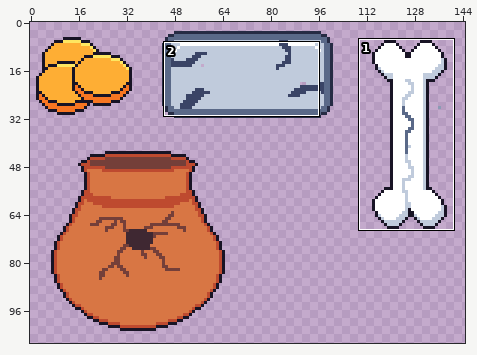
Pixel-art file, stored at res/sketches.aseprite. The picture above shows the old version from afar; the outline marks the close-up.
Close-up. Earlier state:
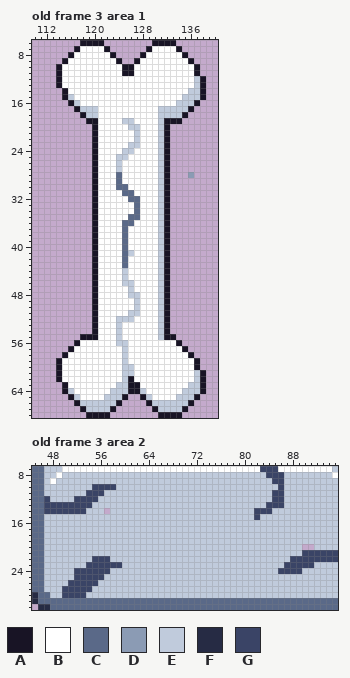
180x180 pixels, 3 frames. Shown: old frame 3 area 1: x 110..140, y 6..68; old frame 3 area 2: x 45..95, y 7..30. The wide view leaves out empty margins. The commit also changed other frames or places, which this record leaves out.
Palette (. is transparent): A #181425  B #ffffff  C #5a6988  D #8b9bb4  E #c0cbdc  F #262b44  G #3a4466
Pixels before, old frame 3 area 1, first column x 114:
 6 ....AAAA........AAAA.....
 7 ...ABBBBA......ABBBBA....
 8 ..ABBBBBBA....ABBBBBBA...
 9 .ABBBBBBBBA..ABBBBBBBBA..
10 ABBBBBBBBBBAABBBBBBBBBBA.
11 ABBBBBBBBBBAABBBBBBBBBBA.
12 ABBBBBBBBBBBBBBBBBBBBBBEA
13 ABBBBBBBBBBBBBBBBBBBBBBEA
14 .ABBBBBBBBBBBBBBBBBBBBEEA
15 .AEBBBBBBBBBBBBBBBBBBEEEA
16 ..AEBBBBBBBBBBBBBBBBEEEA.
17 ...AEEEBBBBBBBBBBEEEEEA..
18 ....AEEBBBBBBBBBBEEEEA...
19 .....AABBBBEEBBBBEAAA....
20 ......ABBBBBEEBBBEA......
21 ......ABBBBBBEBBBEA......
22 ......ABBBBBBEBBBEA......
23 ......ABBBBBEEBBBEA......
24 ......ABBBBEEBBBBEA......
25 ......ABBBEEBBBBBEA......
26 ......ABBBEBBBBBBEA......
27 ......ABBBEBBBBBBEA......
28 ......ABBBCBBBBBBEA...D..
29 ......ABBBCBBBBBBEA......
30 ......ABBBCCBBBBBEA......
31 ......ABBBBCCBBBBEA......
32 ......ABBBBBCCBBBEA......
33 ......ABBBBBBCBBBEA......
34 ......ABBBBBBCBBBEA......
35 ......ABBBBBCCBBBEA......
36 ......ABBBBCCBBBBEA......
37 ......ABBBBCBBBBBEA......
38 ......ABBBBCBBBBBEA......
39 ......ABBBBCBBBBBEA......
40 ......ABBBBCBBBBBEA......
41 ......ABBBBCEBBBBEA......
42 ......ABBBBCBBBBBEA......
43 ......ABBBBCBBBBBEA......
44 ......ABBBBEBBBBBEA......
45 ......ABBBBEBBBBBEA......
46 ......ABBBBEEBBBBEA......
47 ......ABBBBBEBBBBEA......
48 ......ABBBBBEEBBBEA......
49 ......ABBBBBBEBBBEA......
50 ......ABBBBBBEBBBEA......
51 ......ABBBBBEEBBBEA......
52 ......ABBBEEEBBBBEA......
53 ......ABBBEBBBBBBEA......
54 ......ABBBEBBBBBBEA......
55 ....AAABBBEBBBBBBEAA.....
56 ...ABBBBBBEEBBBBBBBBA....
57 ..ABBBBBBBBEBBBBBBBBBA...
58 .ABBBBBBBBBEBBBBBBBBBBA..
59 ABBBBBBBBBBEBBBBBBBBBBBA.
60 ABBBBBBBBBBEEBBBBBBBBBBA.
61 ABBBBBBBBBBEEBBBBBBBBBBEA
62 ABBBBBBBBBBEABBBBBBBBBBEA
63 .ABBBBBBBBEEAABBBBBBBBEEA
64 .AEBBBBBBEEEAAEBBBBBBEEEA
65 ..AEBBBBEEEA..AEBBBBEEEA.
66 ...AEEEEEEA....AEEEEEEA..
67 ....AEEEEA......AEEEEA...
68 .....AAAA........AAAA....
Pixels before, old frame 3 area 2, first column x 45:
 7 CCEEEBBBBBBBBBBBBBBBBBBBBBBBBBBBBBBBBBGGGBBBBBBBBBE
 8 CCEEBEEEEEEEEEEEEEEEEEEEEEEEEEEEEEEEEEEGGGEEEEEEEEB
 9 CCEBEEEEEEEEEEEEEEEEEEEEEEEEEEEEEEEEEEEEGGEEEEEEEEE
10 CCEEEEEEEEGGGGEEEEEEEEEEEEEEEEEEEEEEEEEEEGEEEEEEEEE
11 CCEEEEEEEGGGEEEEEEEEEEEEEEEEEEEEEEEEEEEEGGEEEEEEEEE
12 CCGEEEEGGGGEEEEEEEEEEEEEEEEEEEEEEEEEEEEEGGEEEEEEEEE
13 CCGGGGGGGGEEEEEEEEEEEEEEEEEEEEEEEEEEEEEGGGEEEEEEEEE
14 CCGGGGGGGEEE.EEEEEEEEEEEEEEEEEEEEEEEEGGGEEEEEEEEEEE
15 CCEEEEEEEEEEEEEEEEEEEEEEEEEEEEEEEEEEEGEEEEEEEEEEEEE
16 CCEEEEEEEEEEEEEEEEEEEEEEEEEEEEEEEEEEEEEEEEEEEEEEEEE
17 CCEEEEEEEEEEEEEEEEEEEEEEEEEEEEEEEEEEEEEEEEEEEEEEEEE
18 CCEEEEEEEEEEEEEEEEEEEEEEEEEEEEEEEEEEEEEEEEEEEEEEEEE
19 CCEEEEEEEEEEEEEEEEEEEEEEEEEEEEEEEEEEEEEEEEEEEEEEEEE
20 CCEEEEEEEEEEEEEEEEEEEEEEEEEEEEEEEEEEEEEEEEEEE..EEEE
21 CCEEEEEEEEEEEEEEEEEEEEEEEEEEEEEEEEEEEEEEEEEEEGGGGGG
22 CCEEEEEEEEGGGEEEEEEEEEEEEEEEEEEEEEEEEEEEEEEGGGGGGGG
23 CCEEEEEEEGGGGGGEEEEEEEEEEEEEEEEEEEEEEEEEEEGGGGGEEEE
24 CCEEEEEGGGGGGEEEEEEEEEEEEEEEEEEEEEEEEEEEEGGGGEEEEEE
25 CCEEEEEGGGGGEEEEEEEEEEEEEEEEEEEEEEEEEEEEEEEEEEEEEEE
26 CCEEEEGGGGGEEEEEEEEEEEEEEEEEEEEEEEEEEEEEEEEEEEEEEEE
27 CCEEEGGGGGEEEEEEEEEEEEEEEEEEEEEEEEEEEEEEEEEEEEEEEEE
28 FCCEEGGGGEEEEEEEEEEEEEEEEEEEEEEEEEEEEEEEEEEEEEEEEEE
29 FCCCCCCCCCCCCCCCCCCCCCCCCCCCCCCCCCCCCCCCCCCCCCCCCCC
30 .FFCCCCCCCCCCCCCCCCCCCCCCCCCCCCCCCCCCCCCCCCCCCCCCCC
After:
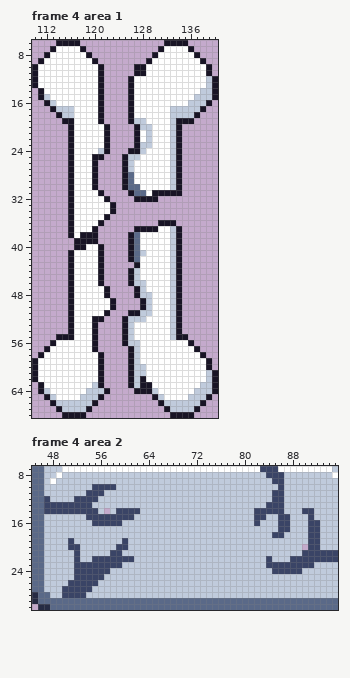
A new or re-ordered frame is compared with the old frame closest to it.
Change:
frames 3 -> 4
Changed rows in their new state; - is an unchanged pixel.
Frame 4 area 1 is new; against old frame 3:
first column x 110:
 6 ----AAAA....--------..--AA-----
 7 ---ABBBBA....------..A--BBA----
 8 --ABBBB--A....----..A----BBA---
 9 -ABBBB----A....--..A------BBA--
10 ABBBB------A.....AA--------BBA-
11 ABBBB------A.....AA--------BBA-
12 ABBBB------A....A----------BBEA
13 ABBBB------A....A----------BBEA
14 -ABBBB-----A....A---------BBEEA
15 -AEBBBB----A....A--------BB-EEA
16 --AEBBBB---A....A-------BB-EEA-
17 ---AEEEBBBBA....A----BB---EEA--
18 ----AEEBBBBA....A----BB--EEA---
19 -----AABBBBA....AEE--BBE-AA----
20 ------ABBBB-A....AEE-BBEA------
21 ------ABBBB-A....A-E-BBEA------
22 ------ABBBB-A....A-E-BBEA------
23 ------ABBBB-A....AEE-BBEA------
24 ------ABBBBEA...AAE--BBEA------
25 ------ABBB-A...AEE---BBEA------
26 ------ABBB-....AE----BBEA------
27 ------ABBB-....AE----BBEA------
28 ------ABBB-....AC----BBEA-.----
29 ------ABBB-....AC----BBEA------
30 ------ABBB-....ACC---BBEA------
31 ------ABBBBA....ACC-AA-AA------
32 ------ABBBB-A....AAAA..--------
33 ------ABBBB--A.........--------
34 ------ABBBB--A.........--------
35 ------ABBBB-A..........--------
36 ------ABBBBA.........A-A-------
37 ------ABBB-......AAAABBEA------
38 ------ABAA-.....AC---BBEA------
39 -------AAA-.....AC---BBEA------
40 -------AABBA....AC---BBEA------
41 ------ABBBBA....ACE--BBEA------
42 ------ABBBBA....AC---BBEA------
43 ------ABBBBA.....A---BBEA------
44 ------ABBBBA....AE---BBEA------
45 ------ABBBBA....AE---BBEA------
46 ------ABBBBA....AEE--BBEA------
47 ------ABBBB-A....AE--BBEA------
48 ------ABBBB-A....AEE-BBEA------
49 ------ABBBB--A....AE-BBEA------
50 ------ABBBB--A....AE-BBEA------
51 ------ABBBB-A...AAEE-BBEA------
52 ------ABBB-A...A-EE--BBEA------
53 ------ABBB-....AE----BBEA------
54 ------ABBB-....AE----BBEA------
55 ----AAABBB-....AE----BBEAA-----
56 ---ABBBB--A....AEE------BBA----
57 --ABBBB---A.....AE-------BBA---
58 -ABBBB-----A....AE--------BBA--
59 ABBBB------A....AE---------BBA-
60 ABBBB------A....AEE--------BBA-
61 ABBBB------A....AEE--------BBEA
62 ABBBB------A....-EA--------BBEA
63 -ABBBB----EA....-EAA------BBEEA
64 -AEBBBB--EEEA....-AAE----BB-EEA
65 --AEBBBBEEEA....--..AE--BB-EEA-
66 ---AEEEE--A....----..A----EEA--
67 ----AEEEEA....------..A--EEA---
68 -----AAAA....--------..--AA----
Frame 4 area 2 is new; against old frame 3:
first column x 51:
14 ---GG---GGGG----------------------GG---GG-
15 ---GGGGGGGG---------------------G--GG---G-
16 ----GGGGG----------------------G---GG---GG
17 -----------------------------------GG---GG
18 ----------------------------------GG----GG
19 G--------G------------------------------GG
20 GG------GG------------------------------GG
21 -G-----GG---------------------------------
22 -G-----GGGG----------------------G--------
23 -GG------------------------------GGG------
24 ----------------------------------G-------
Changed places in both close-ups, as pixel boxes (x1, y1, x2, y2):
changed: (32, 40, 218, 418)
changed: (68, 508, 140, 568)
changed: (254, 508, 320, 550)
changed: (266, 556, 284, 574)
